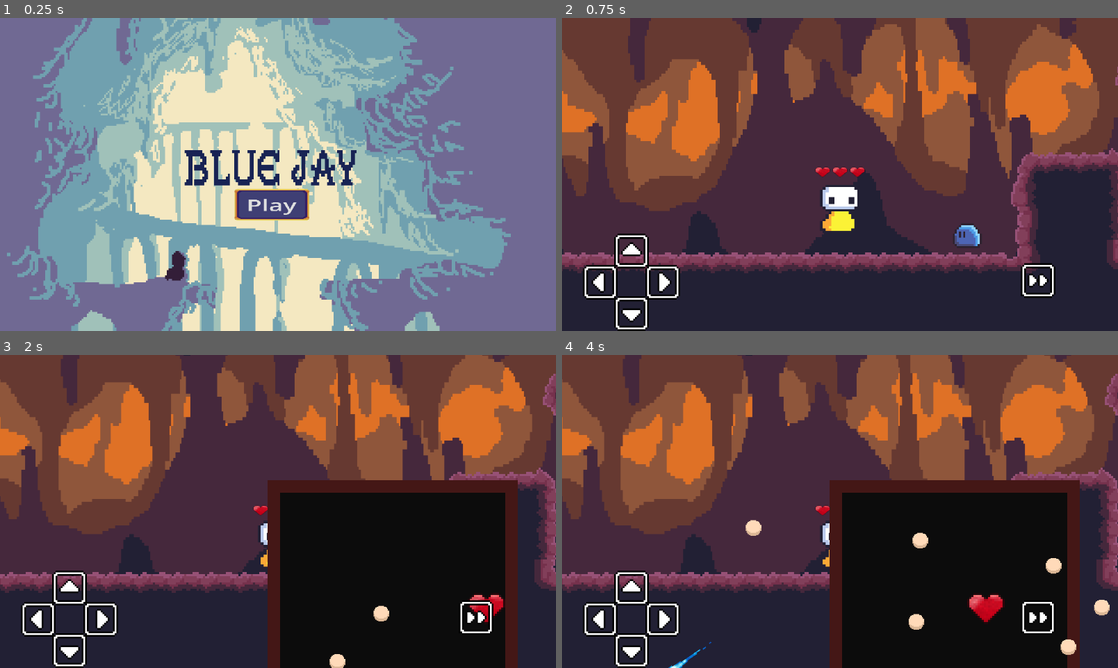
Above: before the commit, frames 1-4 (two rows, left to right).
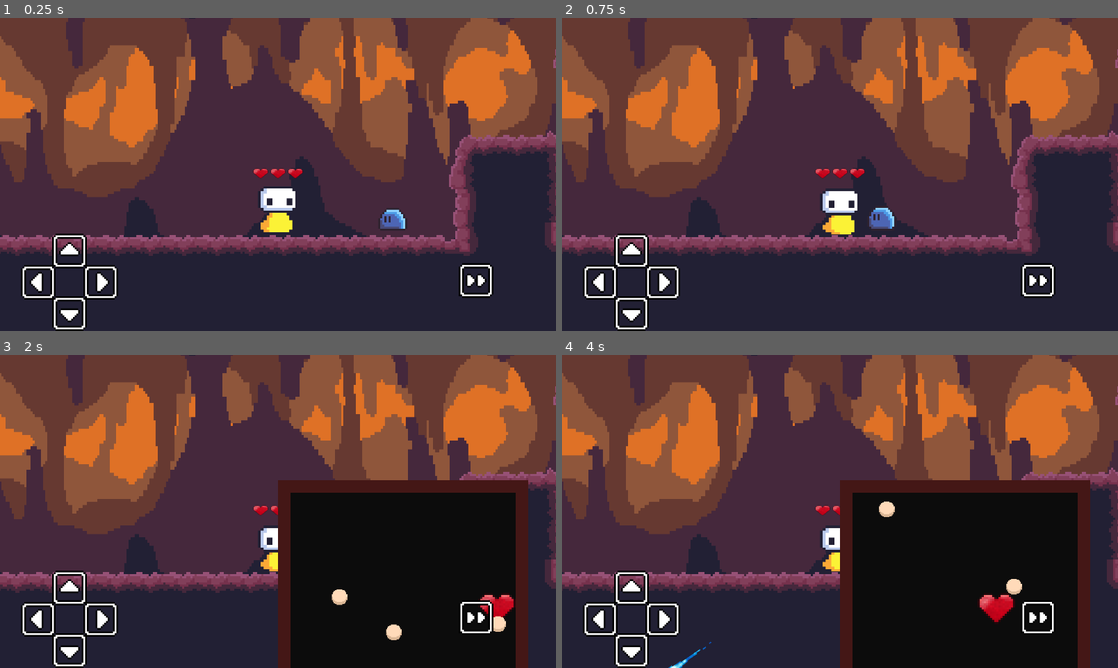
Above: after the commit, the same moments.

Repository: yanaexe/Global-Classroom-Project
Game: Godot game, scene res://scenes/stage_1.tscn
Two runs of this game, one before a commit and one after it. Both use one fixed random seed, a clock stepped at 60 frames per second and the inputs below. Before the commit the project starts from res://scenes/title_screen.tscn.
Inputs (mouse positions are in pixels of both pictures, inside the frame that each line leads up to):
- Up to frame 1 (0.25 s): no input
- Up to frame 2 (0.75 s): click (834, 205) at 0.5 s, where only the run before the commit has a clickable "Play"
- Up to frame 3 (2 s): move the mouse to (400, 495) at 1.27 s; hold D (dodgeMG_right) from 1.28 s (still down); tap Shift (dash) at 1.35 s; click (400, 495) at 1.42 s; tap Space (jump) at 1.52 s
- Up to frame 4 (4 s): move the mouse to (728, 527) at 2.02 s; tap E (fire) at 2.1, 3.6 s; tap Space (jump) at 2.27, 3.77 s; move the mouse to (895, 442) at 2.77 s; release D (dodgeMG_right) at 2.78 s; hold A (dodgeMG_left) 2.78-3.53 s; tap Shift (dash) at 2.85 s; move the mouse to (812, 574) at 3.52 s; hold D (dodgeMG_right) from 3.53 s (still down); click (812, 574) at 3.67 s

The runs differ from the first frame. In frame 1, 100% of the frame differs, in the area x 0-100%, y 0-100%; in frame 2, 25%; in frame 3, 16%; in frame 4, 17%.

Commit message:
kept the bullets inside the box

Diff:
--- a/project.godot
+++ b/project.godot
@@ -11,8 +11,8 @@
 [application]
 
 config/name="globalClassroomGame"
-run/main_scene="uid://8mmc3jssxdvf"
-config/features=PackedStringArray("4.4", "GL Compatibility")
+run/main_scene="res://scenes/stage_1.tscn"
+config/features=PackedStringArray("4.3", "GL Compatibility")
 config/icon="res://sprites/icon.svg"
 
 [autoload]
--- a/scenes/stage_1.tscn
+++ b/scenes/stage_1.tscn
@@ -112,6 +112,4 @@
 offset_top = -60.0
 offset_right = -60.0
 offset_bottom = -60.0
-grow_horizontal = 1
-grow_vertical = 1
 pivot_offset = Vector2(60, 60)
--- a/scripts/bullet.gd
+++ b/scripts/bullet.gd
@@ -2,9 +2,14 @@
 
 @export var speed: float = 50
 @export var direction: Vector2 = Vector2.LEFT
+var battle_area : Rect2
 
 func _process(delta):
 	position += direction.normalized() * speed * delta
+
+	# Despawn bullet if it goes outside the battle area
+	if battle_area and not battle_area.has_point(global_position):
+		queue_free()
 
 func _on_body_entered(body: Node2D):
 	if body.is_in_group("player_soul"):
--- a/scripts/bullet_spawner.gd
+++ b/scripts/bullet_spawner.gd
@@ -26,6 +26,7 @@
 	# Create the bullet
 	var bullet = bullet_scene.instantiate()
 	bullet.global_position = spawn_pos
+	bullet.battle_area = rect # Pass the battle area to the bullet
 	get_tree().get_root().add_child(bullet)
 
 	# Find the player
Not shown, changed: fonts/DungeonFont.ttf.import
Not shown, changed: fonts/GallaeciaForte.ttf.import
Not shown: 1 places in scenes/dodge_bullet.tscn that only renumber resources
Not shown: 1 places in scenes/dodge_minigame.tscn that only renumber resources
Not shown: 1 places in scenes/stage_1.tscn that only renumber resources
Not shown: 1 places in scenes/stage_2.tscn that only renumber resources
